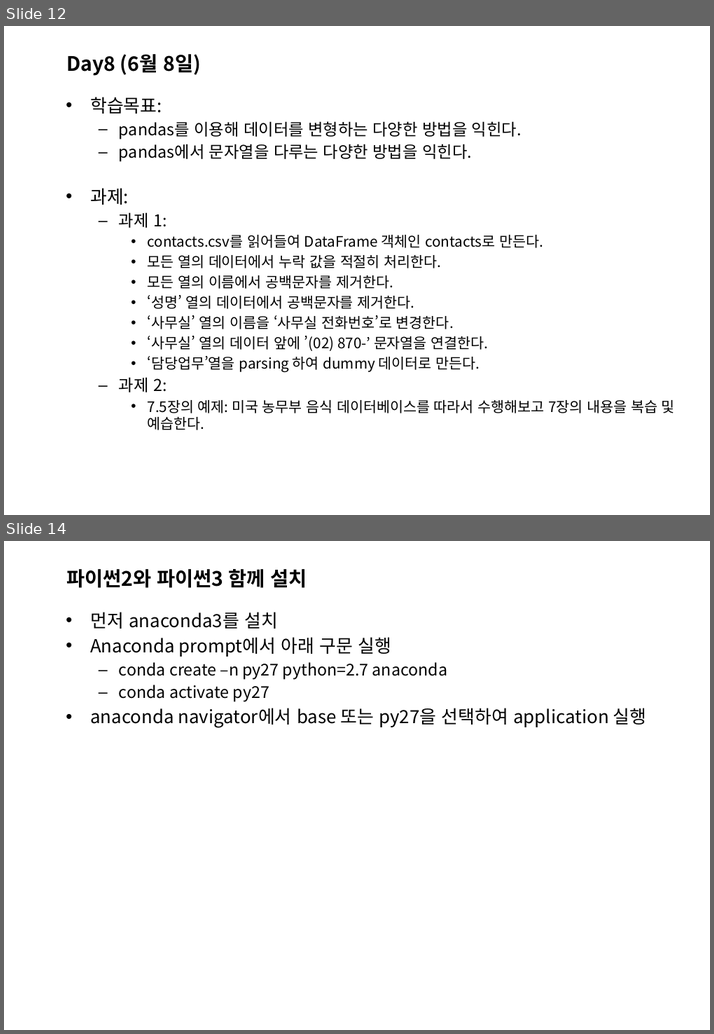
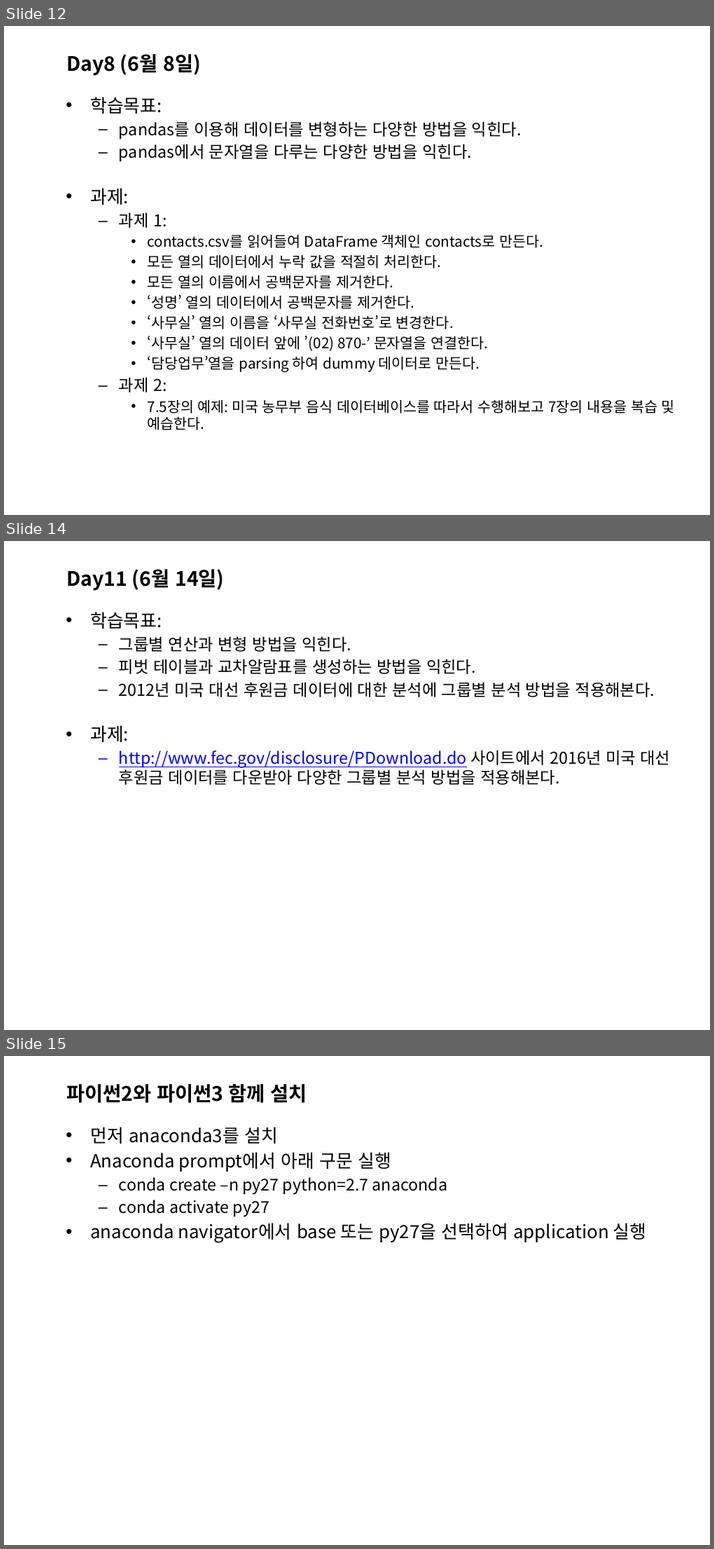
Before and after one commit to sulheebaek/DAPython, a slide deck: 한2018_파이썬을 활용한 데이터 분석_강의개요.pptx. Shown one above the other, each under a label of ours: slides 12 and 14 before the commit, slides 12, 14 and 15 after it; the slides between them are not shown. The pictures are 714x1034 and 714x1549 pixels, drawn with LibreOffice and Linux fonts; fonts in the diff are those of the drawing; background and template pictures are left out. Boxes give left, top, right and bottom in pixels: in the first picture for what was removed or moved away, otherwise in the second. Text is boxed around its words. In the diff, an @@ line names an element or a change of style, - is before the commit and + after.

```diff
--- a/한2018_파이썬을 활용한 데이터 분석_강의개요.pptx
+++ b/한2018_파이썬을 활용한 데이터 분석_강의개요.pptx
@@ slide 14 added at bbox=[4, 541, 710, 1030], background picture (left out) @@
@@ title added at bbox=[66, 569, 224, 591], 22 pt, text #000000, bold @@
+Day11 (6월 14일)
@@ text added at bbox=[90, 612, 670, 785], 18 pt, text #000000 @@
+• 학습목표:
+  – 그룹별 연산과 변형 방법을 익힌다.
+  – 피벗 테이블과 교차알람표를 생성하는 방법을 익힌다.
+  – 2012년 미국 대선 후원금 데이터에 대한 분석에 그룹별 분석 방법을 적용해본다.
+• 과제:
+  – http://www.fec.gov/disclosure/PDownload.do 사이트에서 2016년 미국 대선 후원금 데이터를 다운받아 다양한 그룹별 분석 방법을 적용해본다.
@@ what was slide 14 is now slide 15 @@
```
Also in this commit, not shown: 1 slide changed.
